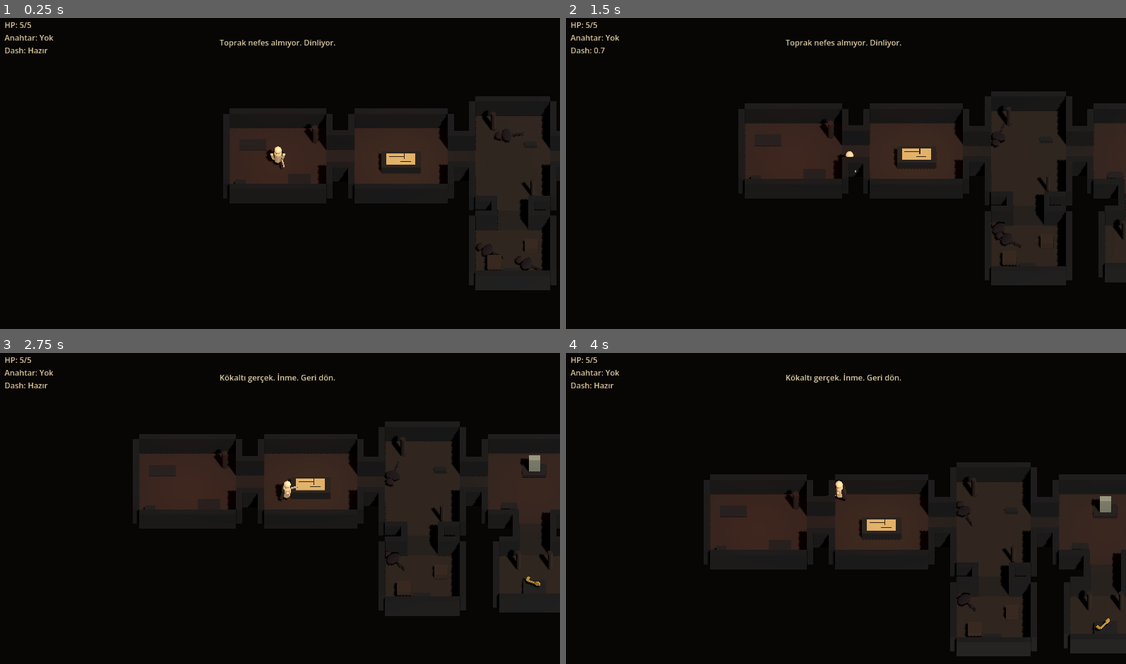
Above: before the commit, frames 1-4 (two rows, left to right).
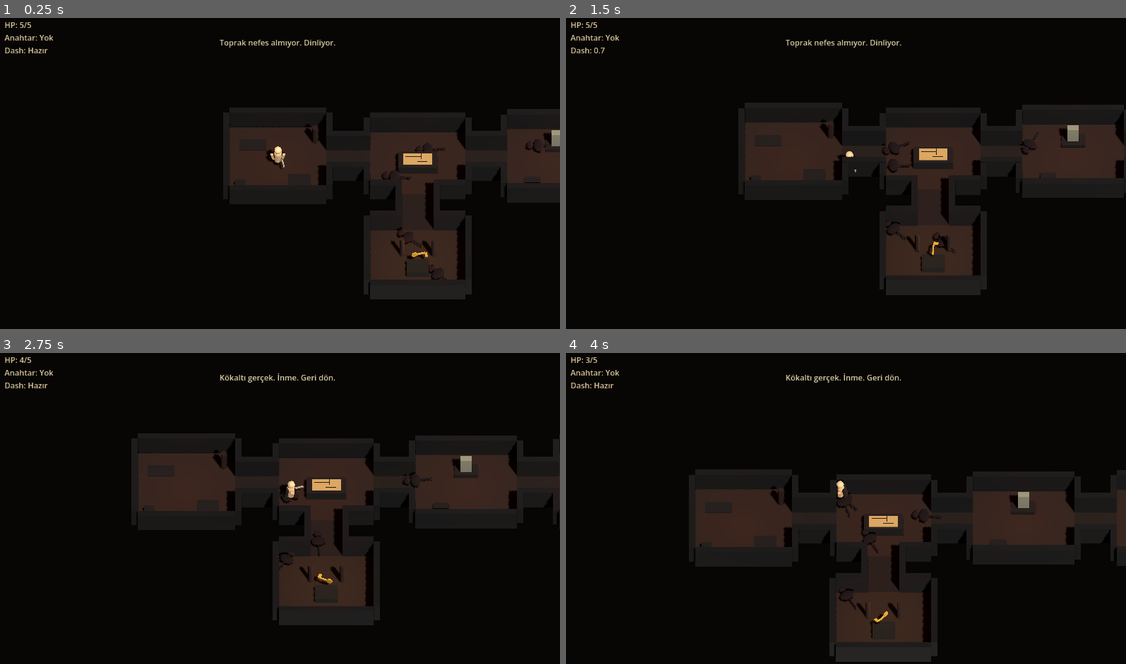
Above: after the commit, the same moments.

Repository: Roots-inc-as/kokler-godot
Game: Godot game, scene res://scenes/main_2_5d.tscn
Two runs of this game, one before a commit and one after it. Both use one fixed random seed, a clock stepped at 60 frames per second and the inputs below.
Inputs (mouse positions are in pixels of both pictures, inside the frame that each line leads up to):
- Up to frame 1 (0.25 s): no input
- Up to frame 2 (1.5 s): tap Enter at 0.5 s; move the mouse to (969, 154) at 0.52 s; hold D (move_right) 0.53-1.28 s; tap J (attack) at 0.6 s; click (969, 154) at 0.67 s; move the mouse to (728, 185) at 1.27 s; hold S (move_down) from 1.28 s (still down); tap Space (dash) at 1.35 s
- Up to frame 3 (2.75 s): move the mouse to (336, 436) at 2.02 s; release S (move_down) at 2.03 s; hold D (move_right) from 2.03 s (still down); tap J (attack) at 2.1 s
- Up to frame 4 (4 s): move the mouse to (818, 567) at 2.77 s; release D (move_right) at 2.78 s; hold W (move_up) 2.78-3.53 s; tap Space (dash) at 2.85 s; click (818, 567) at 2.92 s; move the mouse to (1014, 552) at 3.52 s; hold A (move_left) from 3.53 s (still down); tap J (attack) at 3.6 s

The runs differ from the first frame. In frame 1, 11% of the frame differs, in the area x 40-100%, y 25-91%; in frame 2, 12%; in frame 3, 14%; in frame 4, 15%, in the area x 3-100%, y 1-100%.

Commit message:
Room_Generating
Rastgele Oda oluşumu

Diff:
--- a/scenes/main.tscn
+++ b/scenes/main.tscn
@@ -1,22 +1,23 @@
-[gd_scene load_steps=5 format=3]
+[gd_scene format=3 uid="uid://by73dbh5cxpta"]
 
-[ext_resource type="Script" path="res://scripts/game_manager.gd" id="1_manager"]
-[ext_resource type="Script" path="res://scripts/room_generator.gd" id="2_rooms"]
+[ext_resource type="Script" uid="uid://chomylka4ro74" path="res://scripts/game_manager.gd" id="1_manager"]
+[ext_resource type="Script" uid="uid://coehyvpqry4dn" path="res://scripts/room_generator.gd" id="2_rooms"]
 [ext_resource type="PackedScene" path="res://scenes/player.tscn" id="3_player"]
 [ext_resource type="PackedScene" path="res://scenes/ui.tscn" id="4_ui"]
 
-[node name="Main" type="Node2D"]
+[node name="Main" type="Node2D" unique_id=1024115619]
 
 [node name="GameManager" type="Node" parent="."]
+[node name="GameManager" type="Node" parent="." unique_id=877879834]
 script = ExtResource("1_manager")
 player_path = NodePath("../Player")
 ui_path = NodePath("../UI")
 
-[node name="RoomGenerator" type="Node2D" parent="."]
+[node name="RoomGenerator" type="Node2D" parent="." unique_id=1697069445]
 script = ExtResource("2_rooms")
 player_path = NodePath("../Player")
 game_manager_path = NodePath("../GameManager")
 
-[node name="Player" parent="." instance=ExtResource("3_player")]
+[node name="Player" parent="." unique_id=1501945652 instance=ExtResource("3_player")]
 
-[node name="UI" parent="." instance=ExtResource("4_ui")]
+[node name="UI" parent="." unique_id=400837276 instance=ExtResource("4_ui")]
--- a/scripts/mini_story_map_2_5d.gd
+++ b/scripts/mini_story_map_2_5d.gd
@@ -18,6 +18,21 @@
 const WALL_HEIGHT := 1.35
 const DOOR_GAP := 2.0
 const FLOOR_THICKNESS := 0.08
+# ─── RASTGELE LAYOUT SABİTLERİ ───
+const ROOM_SPACING_X := 7.5      # Odalar arası yatay mesafe
+const BRANCH_SPACING_Z := 6.5    # Dal odanın derinliği
+const MIN_ROOM_SIZE := Vector2(4.0, 4.0)
+const MAX_ROOM_SIZE := Vector2(5.5, 5.0)
+
+# Oda tipi havuzu — her run'da bunlardan seçilecek
+const ROOM_TYPE_WAKE := "wake"
+const ROOM_TYPE_MAP := "map"
+const ROOM_TYPE_STORAGE := "storage"
+const ROOM_TYPE_SHRINE := "shrine"
+const ROOM_TYPE_KEY := "key"
+const ROOM_TYPE_EXIT := "exit"
+const ROOM_TYPE_LORE := "lore"
+const ROOM_TYPE_EMPTY := "empty"
 
 @export var player_path: NodePath
 
@@ -34,6 +49,8 @@
 var victory := false
 var restarting := false
 var message_token := 0
+# ─── Rastgele layout için yeni değişkenler ───
+var generated_rooms: Array[Dictionary] = []  # her oda: {id, type, center, size}
 
 var floor_material: StandardMaterial3D
 var corridor_material: StandardMaterial3D
@@ -52,6 +69,7 @@
 
 
 func _ready() -> void:
+	print(">>>>>> 2.5D SCRIPT CALISTI <<<<<<")
 	add_to_group("mini_story_manager_2_5d")
 	_resolve_player()
 	_setup_ui()
@@ -158,6 +176,8 @@
 
 
 func _build_story_map() -> void:
+	randomize()
+
 	var previous := get_node_or_null("GeneratedStoryMap")
 	if previous:
 		previous.queue_free()
@@ -166,125 +186,147 @@
 	generated_root.name = "GeneratedStoryMap"
 	add_child(generated_root)
 
-	if player:
-		player.global_position = Vector3(0.0, 0.0, 0.0)
-
 	_add_rooms_and_corridors()
-	_add_wake_chamber_props()
-	_add_map_room_props()
-	_add_root_tunnel_props()
-	_add_storage_hollow_props()
-	_add_broken_shrine_props()
-	_add_key_alcove_props()
-	_add_kayip_mahalle_hint_props()
-	_add_lumen_bahcesi_hint_props()
-	_add_sealed_white_door_props()
-	_add_forgotten_exit_props()
-	_add_lore_triggers()
-	_spawn_rats()
-	_add_room_lights()
+
+	# Oyuncuyu ilk odaya (start) ışınla
+	if player and generated_rooms.size() > 0:
+		var start_center: Vector3 = generated_rooms[0]["center"]
+		player.global_position = Vector3(start_center.x, 0.0, start_center.z)
+
+	_add_props_per_room()
+	_spawn_random_rats()
+	_spawn_key_in_random_room()
+	_spawn_exit_in_last_room()
+	_add_room_lights_random()
 
 
 func _add_rooms_and_corridors() -> void:
-	_add_room("WakeChamber", Vector2(0.0, 0.0), Vector2(5.2, 4.6), {"right": true})
-	_add_corridor_x("WakeToMapPassage", 2.6, 4.1, 0.0, 1.75)
-	_add_room("FathersMapRoom", Vector2(6.6, 0.0), Vector2(5.0, 4.6), {"left": true, "right": true})
-	_add_corridor_x("MapToRootTunnel", 9.1, 10.6, 0.0, 1.65)
-	_add_room("RootTunnel", Vector2(12.6, 0.0), Vector2(4.0, 6.2), {"left": true, "right": true, "down": true})
-	_add_corridor_z("RootTunnelToStorage", 12.6, 3.1, 4.4, 1.65)
-	_add_room("StorageHollow", Vector2(12.6, 6.2), Vector2(4.0, 3.6), {"up": true})
-	_add_corridor_x("RootTunnelToShrine", 14.6, 16.1, 0.0, 1.65)
-	_add_room("BrokenShrine", Vector2(18.6, 0.0), Vector2(5.0, 4.6), {"left": true, "right": true, "down": true})
-	_add_corridor_z("ShrineToKeyAlcove", 18.6, 2.3, 4.4, 1.65)
-	_add_room("KeyAlcove", Vector2(18.6, 6.1), Vector2(3.8, 3.4), {"up": true})
-	_add_corridor_x("ShrineToKayip", 21.1, 22.35, 0.0, 1.8)
-	_add_room("KayipMahalleHintRoom", Vector2(24.8, 0.0), Vector2(4.9, 4.6), {"left": true, "right": true})
-	_add_corridor_x("KayipToLumen", 27.25, 28.65, 0.0, 1.8)
-	_add_room("LumenBahcesiHintRoom", Vector2(31.1, 0.0), Vector2(4.9, 4.6), {"left": true, "right": true, "down": true})
-	_add_corridor_z("LumenToSealedDoor", 31.1, 2.3, 4.4, 1.65)
-	_add_room("SealedWhiteDoor", Vector2(31.1, 6.1), Vector2(4.0, 3.4), {"up": true})
-	_add_corridor_x("LumenToExit", 33.55, 34.85, 0.0, 1.8)
-	_add_room("ForgottenExit", Vector2(37.3, 0.0), Vector2(4.9, 4.6), {"left": true})
-
-
-func _add_wake_chamber_props() -> void:
-	_add_visual_box("BrokenWakeSlabA", Vector3(-1.35, 0.035, -1.15), Vector3(1.45, 0.07, 0.7), dark_stone_material)
-	_add_visual_box("BrokenWakeSlabB", Vector3(1.15, 0.04, 1.2), Vector3(1.2, 0.08, 0.9), dark_stone_material)
-	_add_visual_box("CollapsedWakeStone", Vector3(-2.0, 0.18, 1.55), Vector3(0.55, 0.36, 0.42), dark_stone_material)
-	_add_cylinder("WakeRootPillar", Vector3(2.0, 0.62, -1.45), 0.18, 1.25, root_material, Vector3(0.9, 1.0, 0.9))
-
-
-func _add_map_room_props() -> void:
-	_add_static_box("StoneMapTable", Vector3(6.6, 0.28, 0.15), Vector3(2.1, 0.55, 1.05), dark_stone_material)
-	_add_visual_box("UnfinishedParchmentMap", Vector3(6.6, 0.59, 0.15), Vector3(1.55, 0.035, 0.72), parchment_material)
-	_add_visual_box("MapLineA", Vector3(6.35, 0.625, 0.0), Vector3(0.8, 0.025, 0.04), ink_material)
-	_add_visual_box("MapLineB", Vector3(6.85, 0.626, 0.32), Vector3(0.55, 0.025, 0.04), ink_material)
-	_add_visual_box("MapLineC", Vector3(6.78, 0.627, -0.08), Vector3(0.04, 0.025, 0.5), ink_material)
-
-
-func _add_root_tunnel_props() -> void:
-	_add_cylinder("RootTunnelPillarA", Vector3(11.55, 0.72, -2.25), 0.18, 1.45, root_material, Vector3(0.75, 1.0, 0.75))
-	_add_cylinder("RootTunnelPillarB", Vector3(13.65, 0.72, 2.15), 0.16, 1.45, root_material, Vector3(0.7, 1.0, 0.7))
-	_add_visual_box("TunnelStoneShardA", Vector3(13.55, 0.1, -1.15), Vector3(0.65, 0.2, 0.28), dark_stone_material)
-
-
-func _add_storage_hollow_props() -> void:
-	_add_static_box("StorageCrateA", Vector3(11.6, 0.28, 6.8), Vector3(0.75, 0.55, 0.75), crate_material)
-	_add_static_box("StorageCrateB", Vector3(13.6, 0.22, 5.6), Vector3(0.7, 0.44, 0.65), crate_material)
-	_add_visual_box("StorageBrokenStone", Vector3(12.55, 0.12, 7.2), Vector3(0.9, 0.24, 0.38), dark_stone_material)
-
-
-func _add_broken_shrine_props() -> void:
-	_add_static_box("ShrineOldMarker", Vector3(18.6, 0.65, -1.1), Vector3(0.62, 1.3, 0.32), pale_stone_material)
-	_add_visual_box("ShrineBaseStone", Vector3(18.6, 0.12, -1.1), Vector3(1.25, 0.24, 0.75), dark_stone_material)
-	_add_visual_box("ShrineCollapsedPiece", Vector3(17.25, 0.12, 1.25), Vector3(0.82, 0.24, 0.38), dark_stone_material)
-
-
-func _add_key_alcove_props() -> void:
-	_add_cylinder("KeyAlcoveRootLeft", Vector3(17.75, 0.72, 5.2), 0.18, 1.45, root_material, Vector3(0.75, 1.0, 0.75))
-	_add_cylinder("KeyAlcoveRootRight", Vector3(19.45, 0.72, 5.2), 0.18, 1.45, root_material, Vector3(0.75, 1.0, 0.75))
-	_add_static_box("KeyAlcoveStonePlinth", Vector3(18.6, 0.18, 6.7), Vector3(1.2, 0.36, 0.9), dark_stone_material)
-	_add_key_pickup(Vector3(18.6, 0.75, 6.7))
-
-
-func _add_kayip_mahalle_hint_props() -> void:
-	_add_visual_box("KayipHouseStoneWallA", Vector3(24.0, 0.38, -1.35), Vector3(1.0, 0.76, 0.28), grey_hint_material)
-	_add_visual_box("KayipHouseStoneRoofA", Vector3(24.0, 0.86, -1.35), Vector3(1.25, 0.18, 0.36), grey_hint_material)
-	_add_visual_box("KayipHouseStoneWallB", Vector3(25.7, 0.3, 1.35), Vector3(0.85, 0.6, 0.25), grey_hint_material)
-	_add_visual_box("KayipBrokenStreetStone", Vector3(24.95, 0.08, 0.35), Vector3(1.4, 0.16, 0.35), dark_stone_material)
-
-
-func _add_lumen_bahcesi_hint_props() -> void:
-	_add_lumen_hint(Vector3(30.55, 0.05, 1.35))
-	_add_visual_box("LumenGardenDampStone", Vector3(31.75, 0.08, -1.35), Vector3(1.0, 0.16, 0.42), dark_stone_material)
-
-
-func _add_sealed_white_door_props() -> void:
-	_add_static_box("SealedWhiteDoorFrameLeft", Vector3(30.25, 0.82, 6.85), Vector3(0.42, 1.65, 0.34), sealed_material)
-	_add_static_box("SealedWhiteDoorFrameRight", Vector3(31.95, 0.82, 6.85), Vector3(0.42, 1.65, 0.34), sealed_material)
-	_add_static_box("SealedWhiteDoorLintel", Vector3(31.1, 1.62, 6.85), Vector3(2.1, 0.28, 0.34), sealed_material)
-	_add_visual_box("SealedWhiteDoorCenter", Vector3(31.1, 0.78, 6.78), Vector3(1.08, 1.42, 0.08), pale_stone_material)
-
-
-func _add_forgotten_exit_props() -> void:
-	_add_static_box("ExitLeftPillar", Vector3(36.45, 0.85, -1.25), Vector3(0.42, 1.7, 0.42), pale_stone_material)
-	_add_static_box("ExitRightPillar", Vector3(38.15, 0.85, -1.25), Vector3(0.42, 1.7, 0.42), pale_stone_material)
-	_add_static_box("ExitLintel", Vector3(37.3, 1.72, -1.25), Vector3(2.15, 0.32, 0.42), pale_stone_material)
-	_add_visual_box("PaleExitGlow", Vector3(37.3, 0.82, -1.34), Vector3(1.18, 1.45, 0.08), exit_material)
-	_add_exit_trigger(Vector3(37.3, 0.8, -0.9))
-
-
-func _add_lore_triggers() -> void:
-	_add_lore_trigger("FathersWarningTrigger", Vector3(6.6, 0.7, 0.0), Vector3(4.2, 1.4, 3.8), MAP_MESSAGE)
-	_add_lore_trigger("ShrineLoreTrigger", Vector3(18.6, 0.7, 0.0), Vector3(4.2, 1.4, 3.6), SHRINE_MESSAGE)
-	_add_lore_trigger("SealedDoorLoreTrigger", Vector3(31.1, 0.7, 6.1), Vector3(3.5, 1.4, 3.0), SEALED_DOOR_MESSAGE)
-
-
-func _spawn_rats() -> void:
-	_spawn_rat(Vector3(12.6, 0.0, -1.75))
-	_spawn_rat(Vector3(11.55, 0.0, 6.2))
-	_spawn_rat(Vector3(13.65, 0.0, 6.95))
-	_spawn_rat(Vector3(23.9, 0.0, 1.35))
+	generated_rooms.clear()
+
+	# Kaç oda? 4-6 arası rastgele
+	var room_count := randi_range(4, 6)
+	print(">>> RASTGELE 2.5D LAYOUT: ", room_count, " oda")
+
+	# Ana koridorda odalar — soldan sağa
+	for i in range(room_count):
+		var room_size := Vector2(
+			randf_range(MIN_ROOM_SIZE.x, MAX_ROOM_SIZE.x),
+			randf_range(MIN_ROOM_SIZE.y, MAX_ROOM_SIZE.y)
+		)
+		var center := Vector3(i * ROOM_SPACING_X, 0.0, 0.0)
+		var room_type := ROOM_TYPE_EMPTY
+
+		if i == 0:
+			room_type = ROOM_TYPE_WAKE
+		elif i == room_count - 1:
+			room_type = ROOM_TYPE_EXIT
+		else:
+			# Orta odalardan birine rastgele tip ata
+			var middle_types := [ROOM_TYPE_MAP, ROOM_TYPE_STORAGE, ROOM_TYPE_SHRINE, ROOM_TYPE_LORE]
+			room_type = middle_types[randi() % middle_types.size()]
+
+		generated_rooms.append({
+			"id": "room_%d" % i,
+			"type": room_type,
+			"center": center,
+			"size": room_size,
+			"in_main_chain": true,
+		})
+
+	# Dal oda — anahtar burada olacak
+	# Ana koridordaki rastgele bir odanın altına (z yönünde)
+	var branch_parent_index := randi_range(1, room_count - 2)
+	var parent_room: Dictionary = generated_rooms[branch_parent_index]
+	var parent_center: Vector3 = parent_room["center"]
+	var branch_center := Vector3(parent_center.x, 0.0, BRANCH_SPACING_Z)
+	var branch_size := Vector2(
+		randf_range(MIN_ROOM_SIZE.x, MAX_ROOM_SIZE.x),
+		randf_range(MIN_ROOM_SIZE.y, MAX_ROOM_SIZE.y)
+	)
+	generated_rooms.append({
+		"id": "branch",
+		"type": ROOM_TYPE_KEY,
+		"center": branch_center,
+		"size": branch_size,
+		"in_main_chain": false,
+		"branch_parent_index": branch_parent_index,
+	})
+
+	# Şimdi odaları ve koridorları çiz
+	for i in range(generated_rooms.size()):
+		var room: Dictionary = generated_rooms[i]
+		var center: Vector3 = room["center"]
+		var size: Vector2 = room["size"]
+		var openings := _calc_openings_for_room(i)
+		_add_room(
+			room["id"],
+			Vector2(center.x, center.z),
+			size,
+			openings
+		)
+
+	# Ana koridor bağlantıları
+	for i in range(room_count - 1):
+		var a: Dictionary = generated_rooms[i]
+		var b: Dictionary = generated_rooms[i + 1]
+		var a_center: Vector3 = a["center"]
+		var b_center: Vector3 = b["center"]
+		var a_size: Vector2 = a["size"]
+		var b_size: Vector2 = b["size"]
+		var x_start := a_center.x + a_size.x * 0.5
+		var x_end := b_center.x - b_size.x * 0.5
+		_add_corridor_x("corridor_%d" % i, x_start, x_end, 0.0, 1.7)
+
+	# Dal koridor bağlantısı
+	var branch: Dictionary = generated_rooms[generated_rooms.size() - 1]
+	var branch_parent: Dictionary = generated_rooms[branch["branch_parent_index"]]
+	var branch_parent_center: Vector3 = branch_parent["center"]
+	var branch_parent_size: Vector2 = branch_parent["size"]
+	var branch_center_vec: Vector3 = branch["center"]
+	var branch_size_vec: Vector2 = branch["size"]
+	var z_start := branch_parent_center.z + branch_parent_size.y * 0.5
+	var z_end := branch_center_vec.z - branch_size_vec.y * 0.5
+	_add_corridor_z("branch_corridor", branch_parent_center.x, z_start, z_end, 1.7)
+
+
+# Bir odanın hangi yönlerinin açık olması gerektiğini hesaplar
+func _calc_openings_for_room(index: int) -> Dictionary:
+	var openings := {}
+	var room: Dictionary = generated_rooms[index]
+	var is_branch: bool = not bool(room.get("in_main_chain", true))
+
+	if is_branch:
+		# Dal oda — sadece yukarı açık (ana koridora doğru)
+		openings["up"] = true
+		return openings
+
+	var main_chain_count := generated_rooms.size() - 1  # son eleman dal
+
+	# Ana koridordaki odalar
+	if index > 0:
+		openings["left"] = true
+	if index < main_chain_count - 1:
+		openings["right"] = true
+
+	# Bu oda dal'ın parent'ı mı?
+	var branch: Dictionary = generated_rooms[generated_rooms.size() - 1]
+	if branch.get("branch_parent_index", -1) == index:
+		openings["down"] = true
+
+	return openings
+
+
+
+
+
+
+
+
+
+
+
+
+
 
 
 func _spawn_rat(position: Vector3) -> void:
@@ -551,3 +593,138 @@
 	if transparent:
 		material.transparency = BaseMaterial3D.TRANSPARENCY_ALPHA
 	return material
+
+	# ─── RASTGELE SPAWN FONKSIYONLARI ───
+
+func _spawn_random_rats() -> void:
+	for room in generated_rooms:
+		if room["type"] in [ROOM_TYPE_WAKE, ROOM_TYPE_EXIT]:
+			continue  # başlangıç ve çıkışta düşman yok
+
+		var rat_count := randi_range(1, 2)
+		if room["type"] == ROOM_TYPE_KEY:
+			rat_count = randi_range(2, 3)  # anahtar odasında daha zor
+
+		var center: Vector3 = room["center"]
+		var size: Vector2 = room["size"]
+
+		for i in range(rat_count):
+			var offset := Vector3(
+				randf_range(-size.x * 0.3, size.x * 0.3),
+				0.0,
+				randf_range(-size.y * 0.3, size.y * 0.3)
+			)
+			_spawn_rat(center + offset)
+
+
+func _spawn_key_in_random_room() -> void:
+	# Anahtar dal odadadır (zaten type = KEY olarak ayarlandı)
+	for room in generated_rooms:
+		if room["type"] == ROOM_TYPE_KEY:
+			var center: Vector3 = room["center"]
+			_add_key_pickup(Vector3(center.x, 0.75, center.z))
+			break
+
+
+func _spawn_exit_in_last_room() -> void:
+	for room in generated_rooms:
+		if room["type"] == ROOM_TYPE_EXIT:
+			var center: Vector3 = room["center"]
+			var size: Vector2 = room["size"]
+			# Trigger'ı kapının önüne (arka duvardan biraz öne) koy
+			var back_z := -size.y * 0.5 + 0.6
+			_add_exit_trigger(Vector3(center.x, 0.8, center.z + back_z))
+			break
+
+
+func _add_room_lights_random() -> void:
+	for room in generated_rooms:
+		var center: Vector3 = room["center"]
+		var light_color := Color(0.74, 0.48, 0.28, 1.0)  # varsayılan sıcak
+
+		match room["type"]:
+			ROOM_TYPE_EXIT:
+				light_color = Color(0.55, 0.82, 0.74, 1.0)  # soğuk yeşil
+			ROOM_TYPE_KEY:
+				light_color = Color(0.82, 0.64, 0.42, 1.0)  # altın
+			ROOM_TYPE_LORE:
+				light_color = Color(0.72, 0.52, 0.34, 1.0)  # solgun
+
+		_add_omni_light(
+			"%sLight" % room["id"],
+			Vector3(center.x, 3.0, center.z),
+			light_color,
+			0.55,
+			6.5)
+
+func _add_props_per_room() -> void:
+	for room in generated_rooms:
+		var center: Vector3 = room["center"]
+		var size: Vector2 = room["size"]
+		var type: String = room["type"]
+		match type:
+			ROOM_TYPE_WAKE:
+				_props_wake_chamber(center, size)
+			ROOM_TYPE_MAP:
+				_props_map_room(center, size)
+			ROOM_TYPE_STORAGE:
+				_props_storage(center, size)
+			ROOM_TYPE_SHRINE:
+				_props_shrine(center, size)
+			ROOM_TYPE_KEY:
+				_props_key_alcove(center, size)
+			ROOM_TYPE_EXIT:
+				_props_forgotten_exit(center, size)
+			ROOM_TYPE_LORE:
+				_props_lore_room(center, size)
+			_:
+				pass
+
+
+func _props_wake_chamber(center: Vector3, size: Vector2) -> void:
+	_add_visual_box("WakeSlabA", center + Vector3(-1.35, 0.035, -1.15), Vector3(1.45, 0.07, 0.7), dark_stone_material)
+	_add_visual_box("WakeSlabB", center + Vector3(1.15, 0.04, 1.2), Vector3(1.2, 0.08, 0.9), dark_stone_material)
+	_add_visual_box("WakeStone", center + Vector3(-2.0, 0.18, 1.55), Vector3(0.55, 0.36, 0.42), dark_stone_material)
+	_add_cylinder("WakePillar", center + Vector3(2.0, 0.62, -1.45), 0.18, 1.25, root_material, Vector3(0.9, 1.0, 0.9))
+	_add_lore_trigger("WakeLoreTrigger", center + Vector3(0.0, 0.7, 0.0), Vector3(size.x * 0.8, 1.4, size.y * 0.8), "Toprak nefes almıyor. Dinliyor.")
+
+
+func _props_map_room(center: Vector3, size: Vector2) -> void:
+	_add_static_box("MapTable", center + Vector3(0.0, 0.28, 0.15), Vector3(2.1, 0.55, 1.05), dark_stone_material)
+	_add_visual_box("ParchmentMap", center + Vector3(0.0, 0.59, 0.15), Vector3(1.55, 0.035, 0.72), parchment_material)
+	_add_visual_box("MapLineA", center + Vector3(-0.25, 0.625, 0.0), Vector3(0.8, 0.025, 0.04), ink_material)
+	_add_visual_box("MapLineB", center + Vector3(0.25, 0.626, 0.32), Vector3(0.55, 0.025, 0.04), ink_material)
+	_add_visual_box("MapLineC", center + Vector3(0.18, 0.627, -0.08), Vector3(0.04, 0.025, 0.5), ink_material)
+	_add_lore_trigger("MapLoreTrigger", center + Vector3(0.0, 0.7, 0.0), Vector3(size.x * 0.8, 1.4, size.y * 0.8), "Kökaltı gerçek. İnme. Geri dön.")
+
+
+func _props_storage(center: Vector3, size: Vector2) -> void:
+	_add_static_box("CrateA", center + Vector3(-1.0, 0.28, 0.6), Vector3(0.75, 0.55, 0.75), crate_material)
+	_add_static_box("CrateB", center + Vector3(1.0, 0.22, -0.6), Vector3(0.7, 0.44, 0.65), crate_material)
+	_add_visual_box("StorageStone", center + Vector3(0.0, 0.12, 1.0), Vector3(0.9, 0.24, 0.38), dark_stone_material)
+
+func _props_shrine(center: Vector3, size: Vector2) -> void:
+	_add_static_box("ShrineMarker", center + Vector3(0.0, 0.65, -1.1), Vector3(0.62, 1.3, 0.32), pale_stone_material)
+	_add_visual_box("ShrineBase", center + Vector3(0.0, 0.12, -1.1), Vector3(1.25, 0.24, 0.75), dark_stone_material)
+	_add_visual_box("ShrineRubble", center + Vector3(-1.35, 0.12, 1.25), Vector3(0.82, 0.24, 0.38), dark_stone_material)
+	_add_lore_trigger("ShrineLoreTrigger", center + Vector3(0.0, 0.7, 0.0), Vector3(size.x * 0.8, 1.4, size.y * 0.8), "Haritalar yukaridakiler icindir. Asagida yollar canlidir.")
+
+
+func _props_key_alcove(center: Vector3, size: Vector2) -> void:
+	_add_cylinder("AlcoveRootLeft", center + Vector3(-0.85, 0.72, -0.5), 0.18, 1.45, root_material, Vector3(0.75, 1.0, 0.75))
+	_add_cylinder("AlcoveRootRight", center + Vector3(0.85, 0.72, -0.5), 0.18, 1.45, root_material, Vector3(0.75, 1.0, 0.75))
+	_add_static_box("KeyPlinth", center + Vector3(0.0, 0.18, 0.5), Vector3(1.2, 0.36, 0.9), dark_stone_material)
+
+
+func _props_forgotten_exit(center: Vector3, size: Vector2) -> void:
+	var back_z := -size.y * 0.5 + 0.3
+	_add_static_box("ExitLeftPillar", center + Vector3(-0.85, 0.85, back_z), Vector3(0.42, 1.7, 0.42), pale_stone_material)
+	_add_static_box("ExitRightPillar", center + Vector3(0.85, 0.85, back_z), Vector3(0.42, 1.7, 0.42), pale_stone_material)
+	_add_static_box("ExitLintel", center + Vector3(0.0, 1.72, back_z), Vector3(2.15, 0.32, 0.42), pale_stone_material)
+	_add_visual_box("ExitGlow", center + Vector3(0.0, 0.82, back_z - 0.09), Vector3(1.18, 1.45, 0.08), exit_material)
+
+
+func _props_lore_room(center: Vector3, size: Vector2) -> void:
+	_add_lumen_hint(center + Vector3(-0.5, 0.05, 0.35))
+	_add_visual_box("LoreDampStone", center + Vector3(0.5, 0.08, -0.35), Vector3(1.0, 0.16, 0.42), dark_stone_material)
+	_add_lore_trigger("LoreTrigger", center + Vector3(0.0, 0.7, 0.0), Vector3(size.x * 0.8, 1.4, size.y * 0.8), "Bazi kapilar acilmaz. Seni bekler.")
